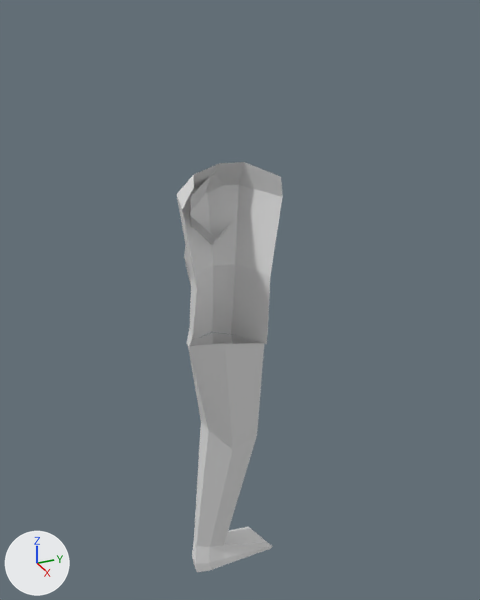
Before and after pictures for a commit that changed the glTF model assets/enemies/bad-guy1.glb.
Both versions are drawn from a camera (50 mm lens) standing at (6.84, -3.0, 4.38) and looking at (-0.94, 0.5, 0.5). Every picture has the same lights, and +X, +Y and +Z are marked at lower left. Where no turn or scale is listed for an object, it has been applied to the vertices. Vertices at the same position are counted once.
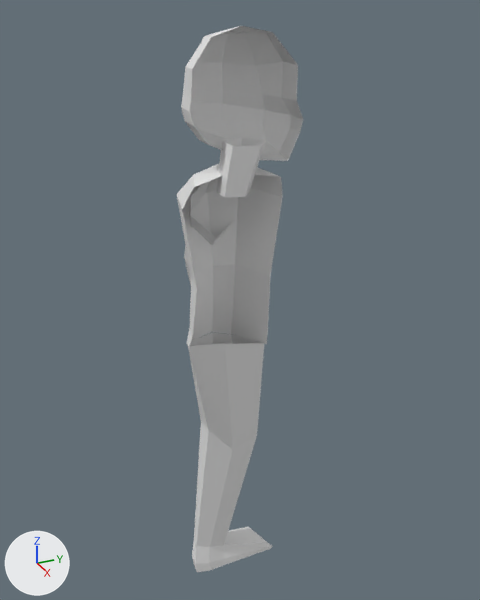
Commit message: Added head

Pixel boxes (x1, y1, x2, y2) of what changed, in the pictures (480 x 600 px):
'Cube', reshaped
    before: (177, 162, 283, 349)
    after: (177, 164, 283, 349)
'Cube.001', added
    after: (181, 26, 303, 161)
'Cylinder.002', added
    after: (216, 137, 266, 197)
part 1 of me_cube_001, added
    after: (193, 164, 280, 187)

What changed in the scene script:
```text
Change me_cube_001:
    used by ob_cube; location = (0.0, 0.0, 0.21)
    remove me_cube_001.from_pydata(...)  # 25 vertices, 32 faces; spans x -0.84..0.0, y -0.63..0.64, z -0.06..2.37
    add me_cube_001.from_pydata(...)  # 35 vertices, 48 faces; spans x -0.84..0.0, y -0.63..0.64, z -0.06..2.37
    me_cube_001 part 1
    10 vertices are added at x -0.14..0.0, y -0.16..0.14, z 2.32..2.36
    16 new faces join them
Add me_cylinder_003:
    me_cylinder_003.from_pydata([(0.0, 0.202, -0.202), (0.034, 0.389, 0.378), (0.192, 0.063, -0.202), (0.284, 0.207, 0.378), (0.119, -0.164, -0.202), (0.188, -0.088, 0.378), (-0.119, -0.164, -0.202), (-0.121, -0.088, 0.378), (-0.192, 0.063, -0.202), (-0.217, 0.207, 0.378)], [], [(0, 1, 3), (0, 3, 2), (2, 3, 5), (2, 5, 4), (4, 5, 7), (4, 7, 6), (6, 7, 9), (6, 9, 8), (8, 9, 1), (8, 1, 0)])
Add me_cube_002:
    me_cube_002.from_pydata(...)  # 46 vertices, 76 faces; spans x -0.636..0.0, y -0.501..0.879, z -0.728..0.742
Add ob_cylinder_002:
    ob_cylinder_002 = bpy.data.objects.new('Cylinder.002', me_cylinder_003)
    ob_cylinder_002.location = (0.0, 0.0, 2.53)
Add ob_cube_001:
    ob_cube_001 = bpy.data.objects.new('Cube.001', me_cube_002)
    ob_cube_001.location = (0.0, 0.0, 3.36)
```
